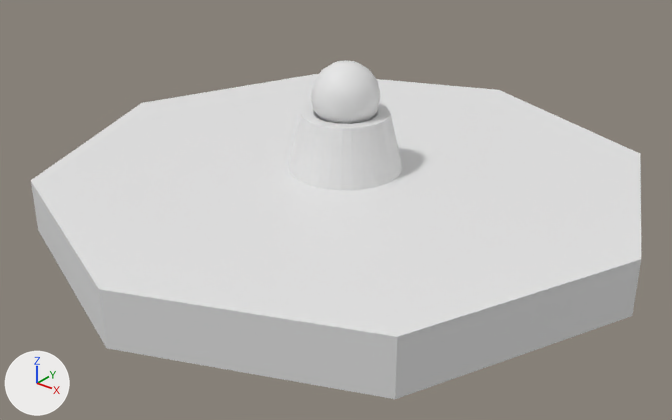
The Blender file Assets/Blender/RotationDais/rotation-dais.blend: old version first, new version second.
Before and after are seen from a 50 mm camera at (12.2, -15.6, 8.83) aimed at (0.26, -0.67, -0.43). Arrows for +X, +Y and +Z are at lower left; the lights stay in place. The first picture is the older version.

The scene before the commit, as lines of its bpy script (objects in view):
```python
me_cube = bpy.data.meshes.new('Cube')
me_cube.from_pydata(...)  # a 32-sided cut cone along z (radius 1.33 at the low end, 1.0 at the high end) spanning x -1.33..1.33, y -1.33..1.33, z 0.0..1.36
me_cube.materials.append(mat_material)  # white #e7e7e7
me_cylinder = bpy.data.meshes.new('Cylinder')
me_cylinder.from_pydata(...)  # an 8-sided cylinder along z spanning x -7.07..7.07, y -7.07..7.07, z -0.9..0.35
me_sphere = bpy.data.meshes.new('Sphere')
me_sphere.from_pydata(...)  # a UV sphere (16 segments, 8 rings, poles along z) spanning x -0.78..0.78, y -0.78..0.78, z -0.78..0.78
me_sphere.polygons.foreach_set('use_smooth', [True] * 128)
ob_rotationdais = bpy.data.objects.new('RotationDais', me_cube)
ob_rotationdais.location = (0.0, 0.0, 0.32)
_m = ob_rotationdais.modifiers.new('Boolean', 'BOOLEAN')
_m.object = ob_rotationdaisball_001
ob_rotationdaisball = bpy.data.objects.new('RotationDaisBall', me_sphere)
ob_rotationdaisball.location = (0.0, 0.0, 2.063)
ob_rotationdaisplatform = bpy.data.objects.new('RotationDaisPlatform', me_cylinder)
ob_rotationdaisplatform.location = (0.0, 0.0, 0.0)
```
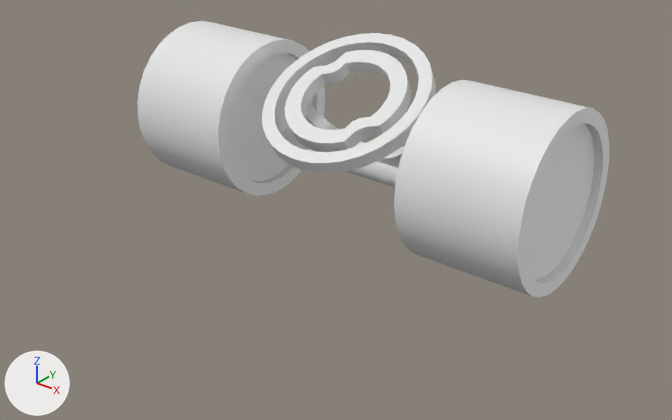
Location of each change, (x1, y1, x2, y2) in pixels of the pictures (672 x 420 px):
'RotationDaisPlatform', deleted
    before: (31, 74, 641, 399)
'Cylinder.003', added
    after: (137, 21, 609, 298)
'RotationDaisBall', reshaped, moved
    before: (311, 61, 380, 124)
    after: (285, 50, 411, 152)
'Cylinder.002', added
    after: (262, 33, 436, 173)
'RotationDais', deleted
    before: (288, 103, 403, 190)
'Cylinder.004', added
    after: (282, 126, 399, 187)
'Cylinder', added (mostly hidden)
    after: (288, 84, 405, 167)

Edits to the bpy script that builds the scene:
```text
Change me_sphere:
    used by ob_rotationdaisball; location = (0.0, 0.0, 2.063)
    remove me_sphere.from_pydata(...)  # 114 vertices, 128 faces; spans x -0.78..0.78, y -0.78..0.78, z -0.78..0.78
    add me_sphere.from_pydata(...)  # 128 vertices, 68 faces; spans x -1.43..1.43, y -1.43..1.43, z -0.16..0.16
    me_sphere part 1: the whole mesh is rebuilt
Add me_cylinder_007:
    me_cylinder_007.from_pydata(...)  # 64 vertices, 34 faces; spans x -3.12..3.12, y 0.74..1.52, z -0.35..0.43
    me_cylinder_007.polygons.foreach_set('use_smooth', [True] * 34)
Add me_cylinder_006:
    me_cylinder_006.from_pydata(...)  # 192 vertices, 162 faces; spans x -5.31..-2.49, y -1.59..2.32, z -1.12..2.79
    me_cylinder_006.polygons.foreach_set('use_smooth', [True] * 162)
Add me_cylinder_004:
    me_cylinder_004.from_pydata(...)  # 128 vertices, 68 faces; spans x -1.99..1.99, y -1.99..1.99, z 0.93..1.25
    me_cylinder_004.polygons.foreach_set('use_smooth', [True] * 68)
Add me_cylinder_001:
    me_cylinder_001.from_pydata(...)  # 68 vertices, 36 faces; spans x -1.97..1.97, y -0.85..1.12, z -0.16..0.16
    me_cylinder_001.polygons.foreach_set('use_smooth', [True] * 36)
Remove ob_rotationdais:
    ob_rotationdais = bpy.data.objects.new('RotationDais', me_cube)
    ob_rotationdais.location = (0.0, 0.0, 0.32)
    _m = ob_rotationdais.modifiers.new('Boolean', 'BOOLEAN')
    _m.object = ob_rotationdaisball_001
Change ob_rotationdaisball:
    add ob_rotationdaisball.parent = ob_empty
    ob_rotationdaisball.location: (0.0, 0.0, 2.063) -> (0.0, 0.0, 2.254)
Remove ob_rotationdaisplatform:
    ob_rotationdaisplatform = bpy.data.objects.new('RotationDaisPlatform', me_cylinder)
    ob_rotationdaisplatform.location = (0.0, 0.0, 0.0)
Add ob_empty:
    ob_empty = bpy.data.objects.new('Empty', None)
    ob_empty.location = (0.0, 1.183, 0.0)
    ob_empty.rotation_euler = (0.524, 0.0, 0.0)  # degrees (30, 0, 0)
Add ob_cylinder_004:
    ob_cylinder_004 = bpy.data.objects.new('Cylinder.004', me_cylinder_007)
    ob_cylinder_004.location = (0.0, 0.0, 0.0)
Add ob_cylinder_003:
    ob_cylinder_003 = bpy.data.objects.new('Cylinder.003', me_cylinder_006)
    ob_cylinder_003.location = (0.0, 0.0, 0.0)
    _m = ob_cylinder_003.modifiers.new('Mirror', 'MIRROR')
Add ob_cylinder_002:
    ob_cylinder_002 = bpy.data.objects.new('Cylinder.002', me_cylinder_004)
    ob_cylinder_002.parent = ob_empty
    ob_cylinder_002.location = (0.0, 0.0, 1.166)
Add ob_cylinder:
    ob_cylinder = bpy.data.objects.new('Cylinder', me_cylinder_001)
    ob_cylinder.parent = ob_empty
    ob_cylinder.location = (0.0, 0.0, 1.069)
    ob_cylinder.rotation_euler = (1.571, 0.0, 0.0)  # degrees (90, 0, 0)
```
